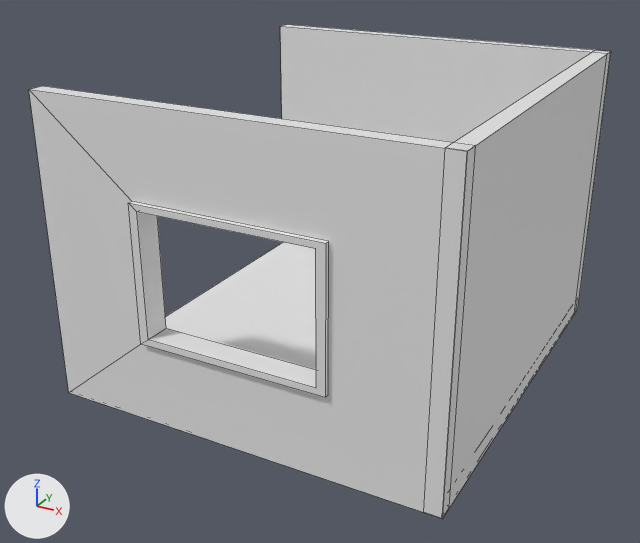
Renders of the FBX model Assets/3Dmodels/walls.fbx from each side of a commit.
Rendered twice from a 50 mm camera at (16.01, -30.15, 12.31) aimed at (0.4, -1.79, -1.87). Lighting does not change. The marker at lower left points along +X, +Y and +Z. Mesh edges are drawn as thin lines. Materials are left out; every surface is plain grey. Where no turn or scale is listed for an object, it has been applied to the vertices.

Before the edit, the objects in view are built like this:
```python
me_cube_022 = bpy.data.meshes.new('Cube.022')
me_cube_022.from_pydata(...)  # 8 vertices, 6 faces; spans x -7.7..7.7, y -0.3..0.3, z -5.9..5.9
# faces by material slot: [1, 2, 1, 2]
me_cube_022.materials.append(mat_texturechecker)
me_cube_022.materials.append(mat_edging)
me_cube_022.materials.append(mat_drywall)
me_cube_022.materials.append(mat_bricks)
me_cube_028 = bpy.data.meshes.new('Cube.028')
me_cube_028.from_pydata(...)  # 32 vertices, 24 faces; spans x -7.7..7.7, y -0.5..0.5, z -5.9..5.9
# faces by material slot: [3, 2, 3, 16]
me_cube_028.materials.append(mat_edging)
me_cube_028.materials.append(mat_drywall)
me_cube_028.materials.append(mat_bricks)
me_cube_028.materials.append(mat_windowsill)
me_cube_029 = bpy.data.meshes.new('Cube.029')
me_cube_029.from_pydata(...)  # 8 vertices, 6 faces; spans x -7.7..7.7, y -8.3..8.3, z -0.3..0.3
# faces by material slot: [1, 1, 4]
me_cube_029.materials.append(mat_edging)
me_cube_029.materials.append(mat_drywall)
me_cube_029.materials.append(mat_bricks)
ob_wall3 = bpy.data.objects.new('Wall3', me_cube_022)
ob_wall3.location = (0.91, 7.68, 0.09)
ob_wall3_001 = bpy.data.objects.new('Wall3.001', me_cube_028)
ob_wall3_001.location = (0.91, -8.56, 0.09)
ob_wall3_002 = bpy.data.objects.new('Wall3.002', me_cube_029)
ob_wall3_002.location = (0.9, -0.44, -5.48)
# also in view: 'Wall3.003' at (8.33, -0.44, 0.09)
```
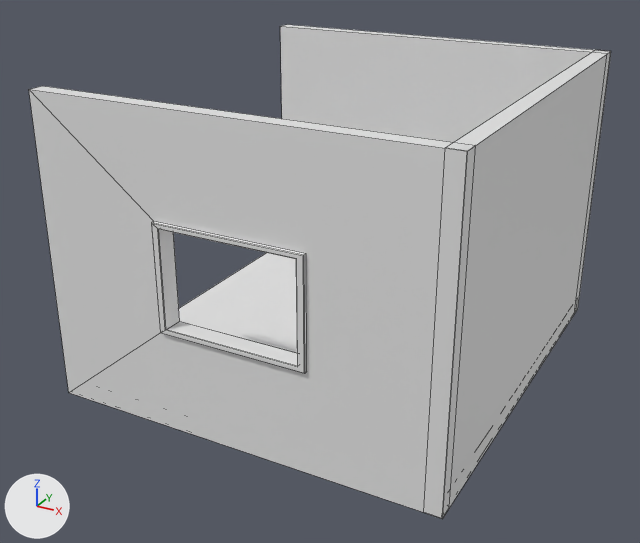
Location of each change, [x1, y1, x2, y2] in pixels of the pictures (640 x 543 px):
part 1 of me_cube_028, built on: before [129, 201, 329, 397]; after [152, 222, 307, 373]

The change, as a diff of the scene's bpy script:
```diff
--- a/Assets/3Dmodels/walls.fbx.py
+++ b/Assets/3Dmodels/walls.fbx.py
@@ me_cube_028 @@
 # used by ob_wall3_001; location = (0.91, -8.56, 0.09)
-me_cube_028.from_pydata(...)  # 32 vertices, 24 faces; spans x -7.7..7.7, y -0.5..0.5, z -5.9..5.9
+me_cube_028.from_pydata(...)  # 52 vertices, 46 faces; spans x -7.7..7.7, y -0.4..0.4, z -5.9..5.9
+# me_cube_028 part 1
+# 12 vertices are removed from x -3.7..3.7, y -0.5..0.5, z -2.6..2.6
+# 14 faces are deleted
+# 12 vertices move from x -3.7..3.7, y -0.5..0.3, z -2.6..2.6 to x -2.9..2.9, y -0.4..0.2, z -2.0..2.0
+# 24 vertices are added at x -2.9..2.9, y -0.4..0.4, z -2.0..2.0
+# 8 new vertices lie (5.2, 0.0, 0.0) away from vertices in x -2.6, y -0.4..0.4, z -1.9..1.9
+# 36 new faces join them
```
